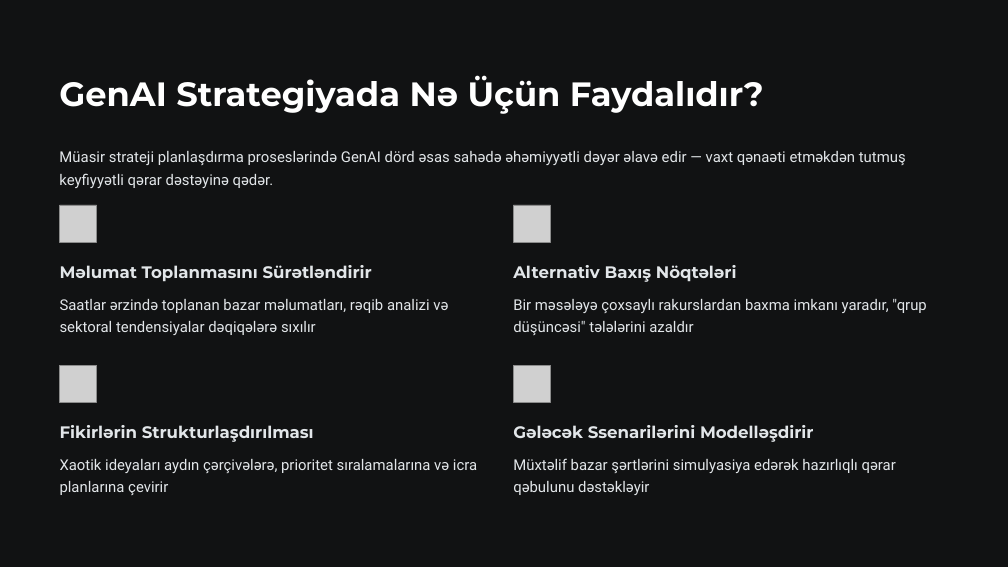
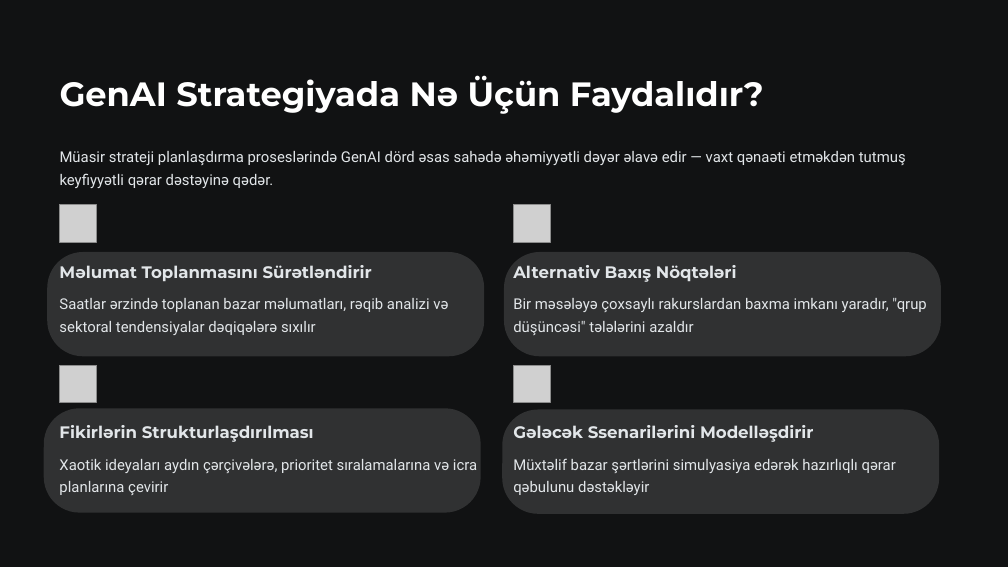
Before and after one commit to oiskenderov/ai-management-course, a slide deck: slide 4 of Seperated/Presentations/L7-2v-Detail-Strateji-Planlasdirmada-Generativ-Suni-Intellekt.pptx. Drawn at 1008x567 pixels with LibreOffice and Linux fonts; fonts in the diff are those of the drawing; grey boxes stand for pictures. Boxes give left, top, right and bottom in pixels: in the first picture for what was removed or moved away, otherwise in the second. Text is boxed around its words. In the diff, an @@ line names an element or a change of style, - is before the commit and + after.

```diff
--- a/Seperated/Presentations/L7-2v-Detail-Strateji-Planlasdirmada-Generativ-Suni-Intellekt.pptx
+++ b/Seperated/Presentations/L7-2v-Detail-Strateji-Planlasdirmada-Generativ-Suni-Intellekt.pptx
@@ rounded rectangle added at [47,252,484,357], fill #303132 @@
@@ rounded rectangle added at [504,252,941,357], fill #303132 @@
@@ rounded rectangle added at [43,408,481,513], fill #303132 @@
@@ rounded rectangle added at [502,410,939,514], fill #303132 @@
```
Also in this commit, not shown: 2 other slides changed, 1 other file.
